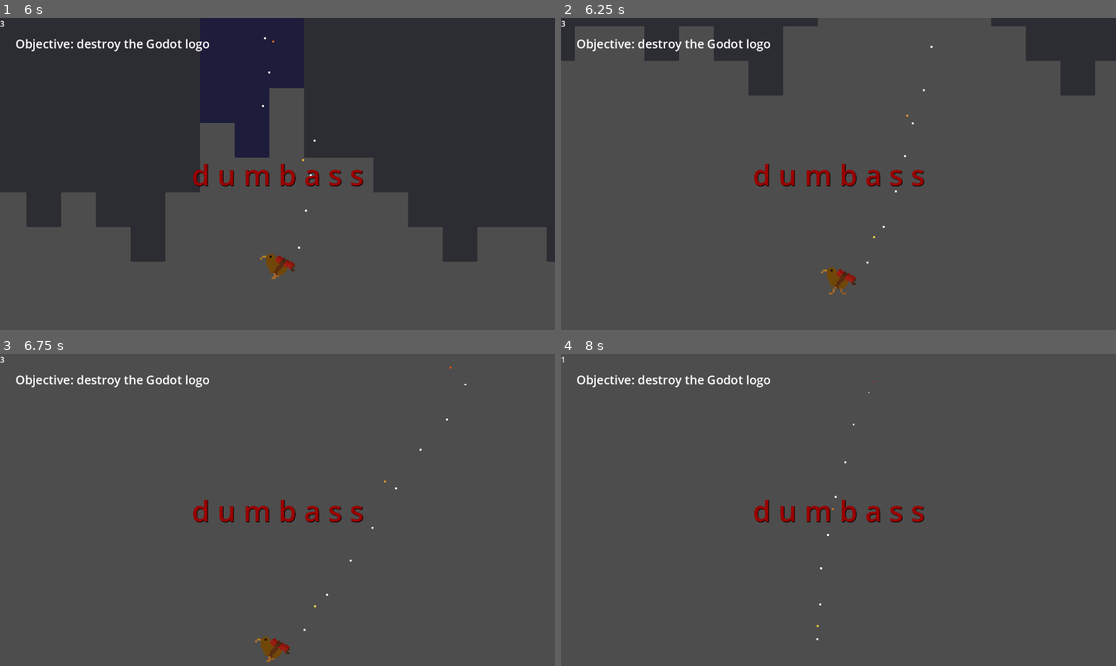
Above: before the commit, frames 1-4 (two rows, left to right).
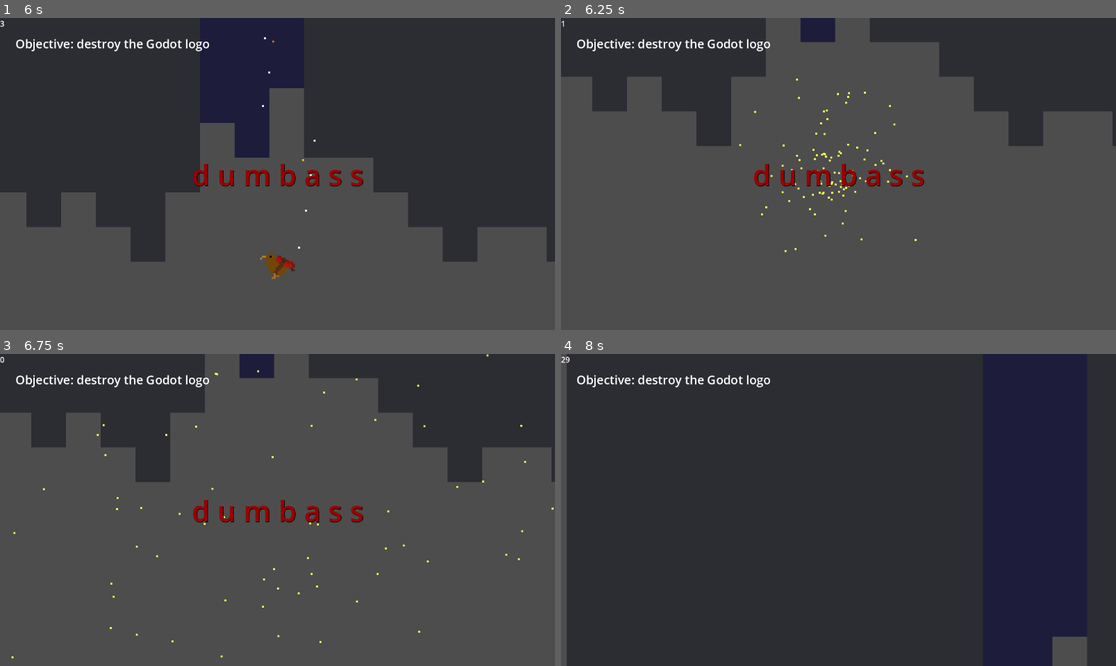
Above: after the commit, the same moments.

Repository: PixelParrot4/tactical-explosive-kiwi-simulator-2004
Game: Godot game, scene res://level_1.tscn
Same seed, same stepped clock (60 frames per second), same inputs: the game is played once before the commit and once after it. This scene is started directly instead of the project's main scene. The engine's default icon, where the game draws it, is replaced by a stand-in: a white triangle on a blue panel in a dark square.
Inputs (mouse positions are in pixels of both pictures, inside the frame that each line leads up to):
- Up to frame 1 (6 s): move the mouse to (399, 158) at 0.52 s; press the mouse at (399, 158) at 0.53 s; hold Right (right) 0.53-2.03 s; tap Up (ui_up) at 0.77, 1.52, 3.02, 3.77, 4.52 s; move the mouse to (166, 189) at 1.27 s; release the mouse at (166, 189) at 1.28 s; click (166, 189) at 1.35 s; move the mouse to (333, 105) at 2.02 s; press the mouse at (333, 105) at 2.03 s; hold Left (left) 2.03-2.78 s; move the mouse to (249, 236) at 2.77 s; release the mouse at (249, 236) at 2.78 s; hold Right (right) 2.78-4.28 s; click (249, 236) at 2.85 s; move the mouse to (444, 220) at 3.52 s; press the mouse at (444, 220) at 3.53 s; move the mouse to (111, 127) at 4.27 s; release the mouse at (111, 127) at 4.28 s; hold Left (left) 4.28-5.03 s; click (111, 127) at 4.35 s; move the mouse to (305, 174) at 5.02 s; press the mouse at (305, 174) at 5.03 s; hold Right (right) 5.03-5.78 s; move the mouse to (194, 96) at 5.77 s; release the mouse at (194, 96) at 5.78 s; hold Left (left) from 5.78 s (still down); click (194, 96) at 5.85 s
- Up to frame 2 (6.25 s): keep holding Left (left); tap Up (ui_up) at 6.02 s
- Up to frame 3 (6.75 s): keep holding Left (left); move the mouse to (399, 494) at 6.52 s; press the mouse at (399, 494) at 6.53 s
- Up to frame 4 (8 s): tap Up (ui_up) at 6.77, 7.52 s; move the mouse to (727, 525) at 7.27 s; release Left (left) at 7.28 s; release the mouse at (727, 525) at 7.28 s; hold Right (right) from 7.28 s (still down); click (727, 525) at 7.35 s

Frame 1 is identical in both runs. In frame 2, 16% of the frame differs, in the area x 0-100%, y 0-89%; in frame 3, 21%; in frame 4, 98%, in the area x 0-100%, y 0-100%.

Commit message:
death pit bugfixes, next no longer an option if player failed level and added some print()s and annotations to make bugfixing easier, added instructions on how to make new level

Diff:
--- a/death.gd
+++ b/death.gd
@@ -10,3 +10,5 @@
 #makes kiwi explode, isnt done directly bcs otherwise itd blow up twice
 	if $"../Player".times_timer_timedout < 2:
 		$"../Player".times_timer_timedout = 2
+		$"../Player/Fuse".stop()
+		$"../Player".explode()
--- a/destructable_2d.gd
+++ b/destructable_2d.gd
@@ -29,12 +29,14 @@
 	connect_signal_from_player()
 
 
-#BUG
+#BUG signal doesnt appear to connect properly
+#BUG runs twice in a row for some reason
 #without next 3 lines respawned players wont be able to blow up this node
 	$"..".new_player_scene_spawned_by_now.connect(connect_signal_from_player)
 func connect_signal_from_player():
 	Player.detonate.connect(on_player_detonation)
-
+	#is displayed before the text that appears when level changed
+	print("player's signal should be connected")
 
 
 
@@ -49,6 +51,7 @@
 
 
 func on_player_detonation():
+	print("according to Destructible2D kiwi died")
 	if in_blast_radius == true:
 		print("Destructible2D is in blast radius")
 		if GoalIsToDestroyThis == false:
--- a/level.gd
+++ b/level.gd
@@ -1,4 +1,14 @@
-#script adapted from Untitled Game (unreleased yet)
+#parts of script adapted from Untitled Game (unreleased yet)
+
+#INSTRUCTIONS TO ADD NEW LEVEL
+#1. Create new scene named level_[number] with the only node being a Level2D
+#2. Add a Timer as child node to level
+#If this isnt a playable level (like level_0.tscn), you're done!
+#3. Connect Player, CameraAndUI and tile map layer scenes
+#4. Add some objects required to be destroyed by following instructions in destructable_2d.gd
+#5. Set level's export variables with 'Inspector' tab in editor
+#6. Add any additional Destructable2D's and Sprite2D's
+
 extends Node2D
 class_name Level2D
 
@@ -65,8 +75,9 @@
 func on_kiwi_death():
 	kiwi_death_count += 1
 	$CameraAndUI/UI/Death.visible = false
-	if kiwi_death_count >= RESPAWN_LIMIT: #BUG
+	if kiwi_death_count >= RESPAWN_LIMIT:
 		level_complete_or_failed()
+	#BUG: this runs before has_level_been_completed can be set to true
 	elif has_level_been_completed == false:
 		respawn_player()
 
@@ -79,6 +90,7 @@
 		$LevelComplete.play()
 	else:
 		$LevelFailed.play()
+		$"CameraAndUI/UI/EndScreen/Next".visible = false
 
 
 
--- a/level_1.tscn
+++ b/level_1.tscn
@@ -161,9 +161,6 @@
 [node name="Timer" type="Timer" parent="DeathPit"]
 one_shot = true
 
-[node name="LevelTimer" type="Timer" parent="."]
-wait_time = 0.001
-
 [node name="CameraAndUI" parent="." instance=ExtResource("9_ktfjf")]
 
 [node name="LevelComplete" type="AudioStreamPlayer" parent="."]
@@ -176,4 +173,3 @@
 
 [connection signal="body_entered" from="DeathPit" to="DeathPit" method="_on_body_entered"]
 [connection signal="timeout" from="DeathPit/Timer" to="DeathPit" method="_on_timer_timeout"]
-[connection signal="timeout" from="LevelTimer" to="." method="_on_level_timer_timeout"]
--- a/player.gd
+++ b/player.gd
@@ -24,12 +24,7 @@
 var was_on_floor:bool
 
 signal detonate
-#signal new_player_scene_spawned
-#
-#
-#func _ready():
-	#new_player_scene_spawned.emit()
-	#self.new_player_scene_spawned.conn
+
 
 
 ################### movement and animations ###################
